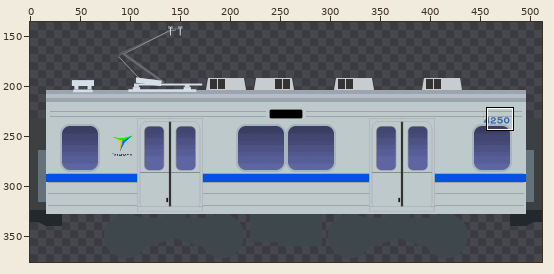
Sprite sheet, stored at tatehamawebapp/caricons/TC_4250r.png. The picture above shows the old version from afar; the outline marks the close-up.
Close-up. Old version:
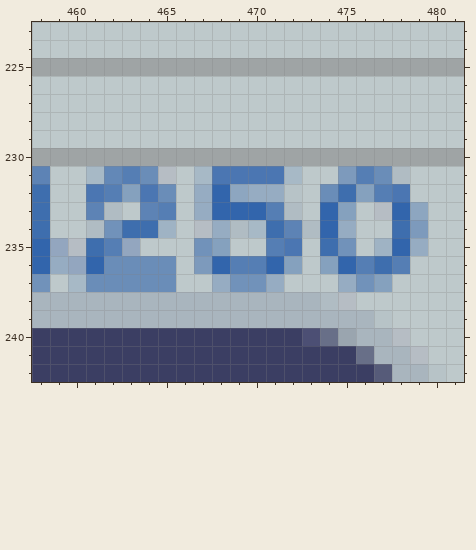
The file is 512x512 pixels. Pixels under 10% opacity are left out. Colours within 5 levels of each other are drawn and written as one. Shown: x 458..481, y 223..242. The wide view leaves out empty margins. The commit also changed other parts of the picture, which this record leaves out.
After:
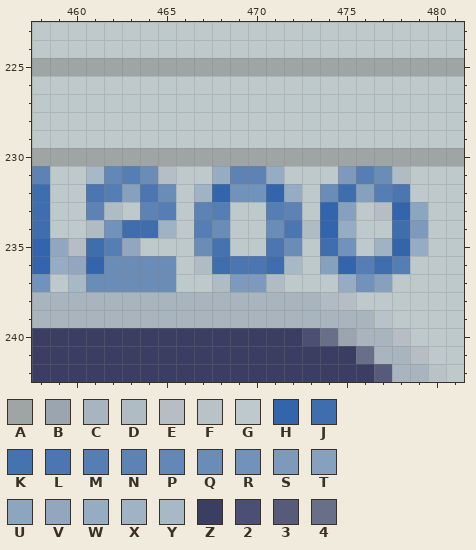
Palette (. is transparent): A #9fa4a5  B #9aa5af  C #a9b5be  D #b0bcc3  E #b6bdc4  F #b7c3c7  G #bec9cb  H #3265ac  J #3e6eae  K #4573b0  L #4b76b2  M #557eb4  N #5d83b5  P #6388b7  Q #6a8db8  R #7192ba  S #7d9abc  T #85a1be  U #8da6c0  V #93a6bf  W #96acc2  X #9fb3c4  Y #a7b9c6  Z #3b3e63  2 #4c4f74  3 #565b79  4 #686f88
Diff:
@@ x 465..474 @@
 230 AAAAAAAAAA
-231 EGYLLLLYGG
-232 QGWHUWWFGQ
-233 MGWHHHMDGH
-234 XGEWDYJNDH
-235 GGRTGGMLGJ
-236 QGSHMMHTGT
-237 QGGWRRWGGG
+231 EGGWNNWGGG
+232 QGXHRRHWGQ
+233 MGNMGGMNGH
+234 XGMQGGQLDH
+235 GGQKGGLQGJ
+236 QGDJLLJYGT
+237 QGGDSSDGGG
 238 CCCCCCCCCD
Boxes around the changes in both close-ups, in picture pixels (x1, y1, x2, y2):
changed: (194, 166, 302, 292)
